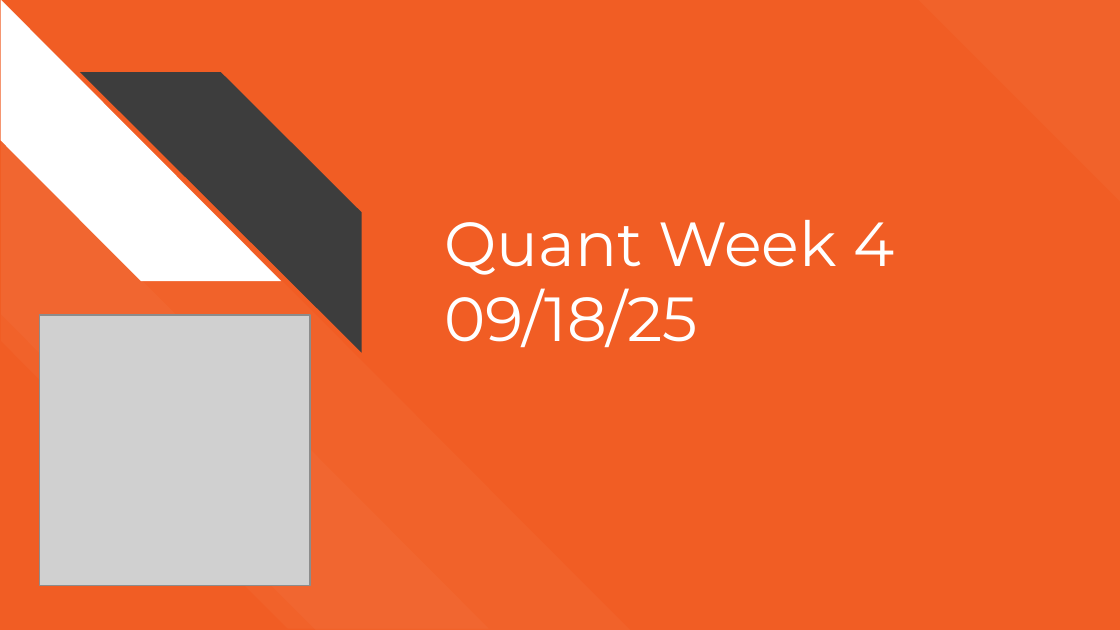
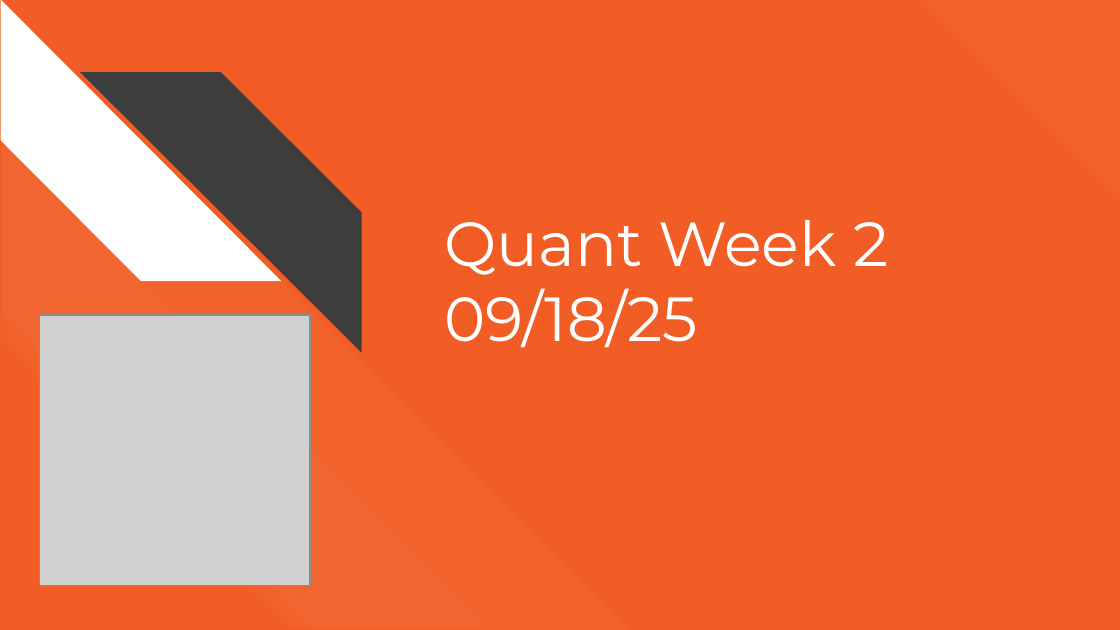
Before and after one commit to jamwevan/Michigan-Hackers, a slide deck: slide 1 of Education/Lecture Series/Quant Archive F25/Quant Week 2.pptx. Drawn at 1120x630 pixels with LibreOffice and Linux fonts; fonts in the diff are those of the drawing; grey boxes stand for pictures. Boxes give left, top, right and bottom in pixels: in the first picture for what was removed or moved away, otherwise in the second. Text is boxed around its words. In the diff, an @@ line names an element or a change of style, - is before the commit and + after.

```diff
--- a/Education/Lecture Series/Quant Archive F25/Quant Week 2.pptx
+++ b/Education/Lecture Series/Quant Archive F25/Quant Week 2.pptx
@@ title at <box>444,220,888,275</box>: text changed @@
-Quant Week 4
+Quant Week 2
```
Also in this commit, not shown: 8 other files.
